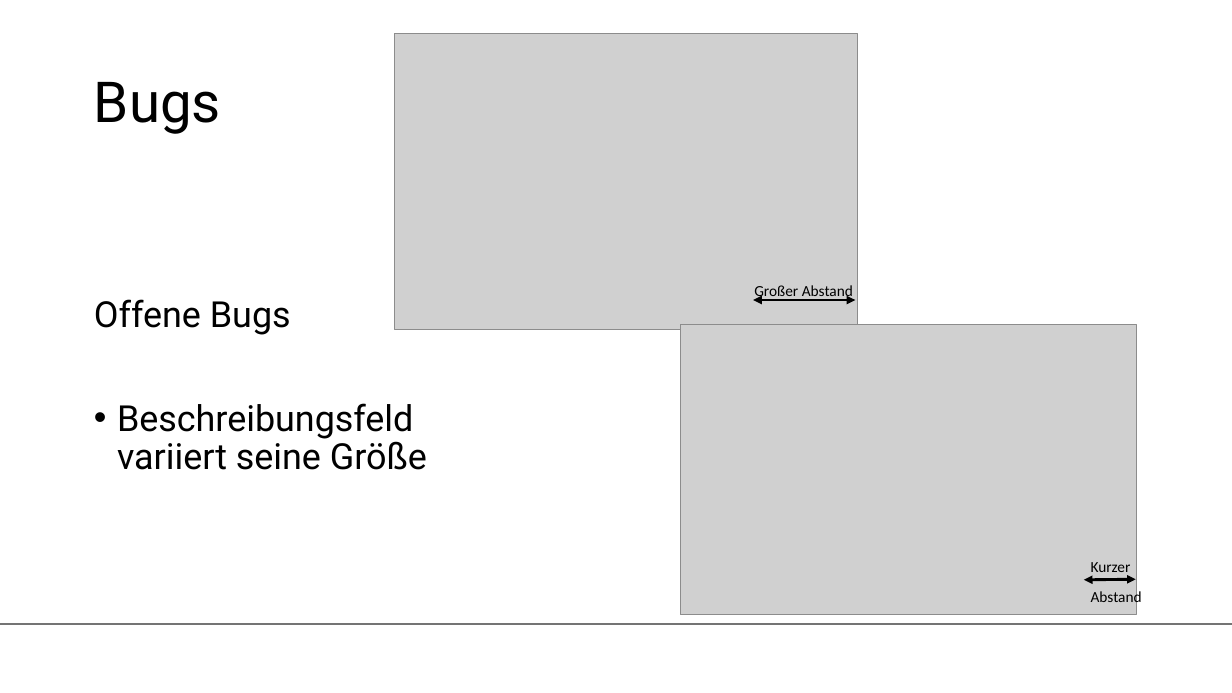
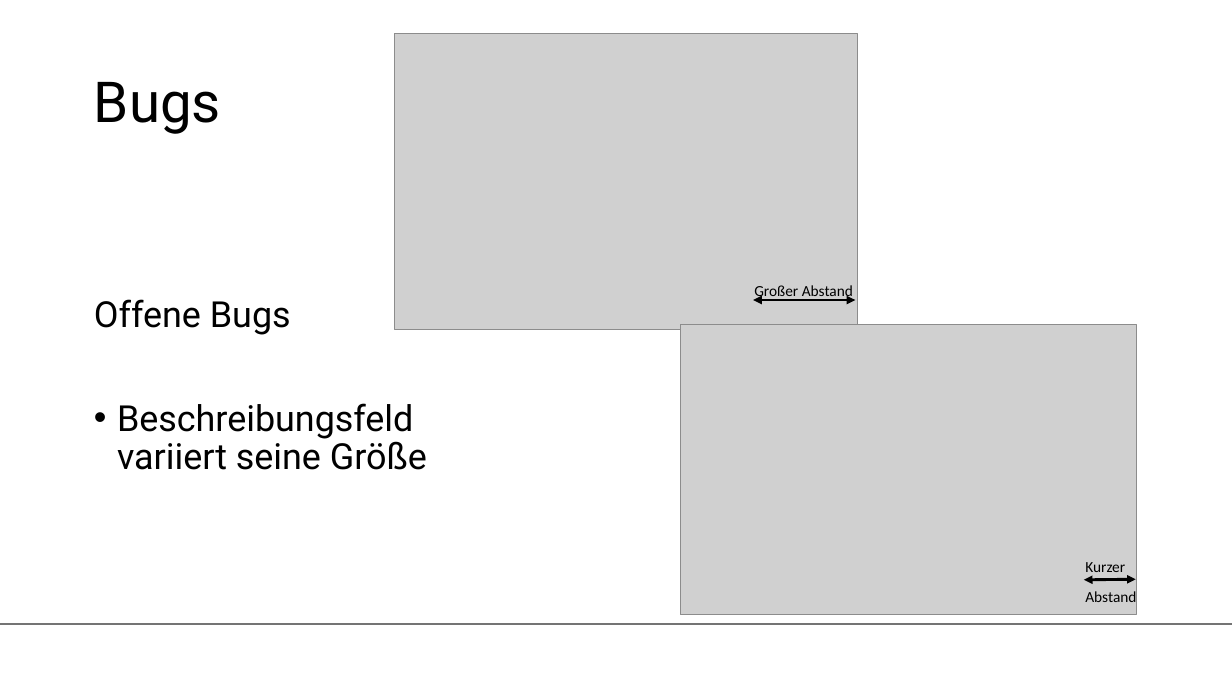
Before and after one commit to Tristan-Bihler/2_Semester_Projekt, a slide deck: slide 7 of Dokumentation/Folien Carina.pptx. Drawn at 1232x693 pixels with LibreOffice and Linux fonts; fonts in the diff are those of the drawing; grey boxes stand for pictures; background and template pictures are left out. Boxes give left, top, right and bottom in pixels: in the first picture for what was removed or moved away, otherwise in the second. Text is boxed around its words. In the diff, an @@ line names an element or a change of style, - is before the commit and + after.

Commit message:
PP

```diff
--- a/Dokumentation/Folien Carina.pptx
+++ b/Dokumentation/Folien Carina.pptx
@@ text "Kurzer" rewrapped from (1091, 562, 1142, 606) to (1085, 562, 1136, 602) @@
```
